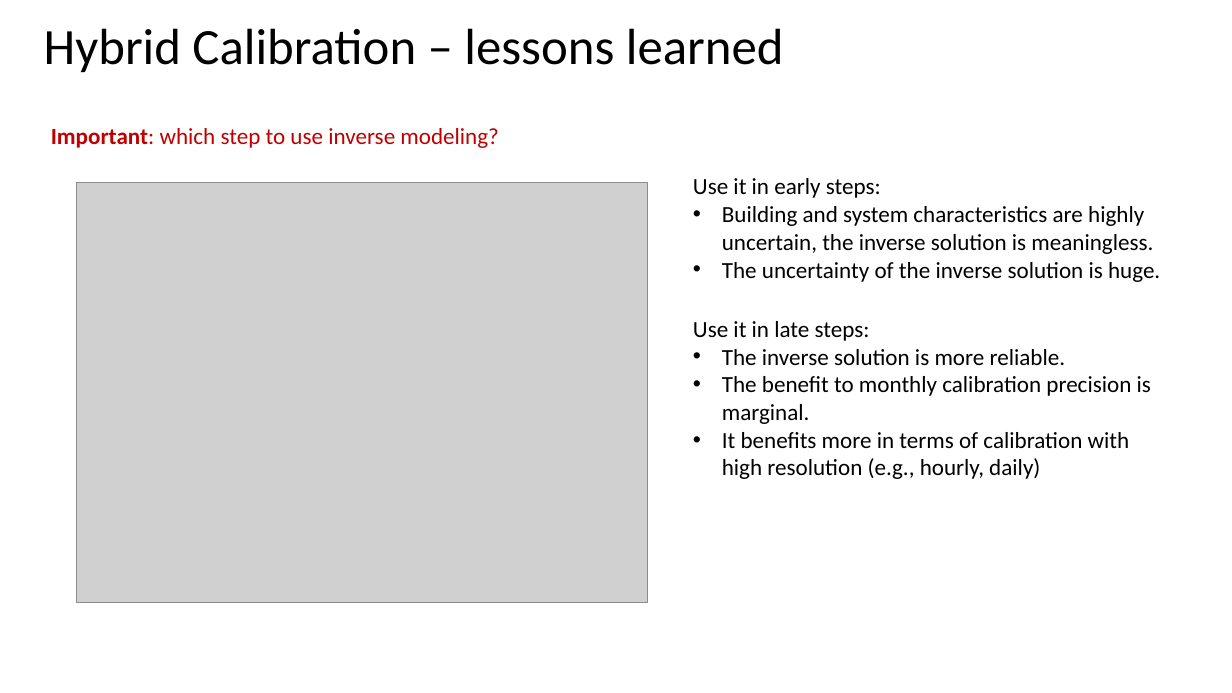
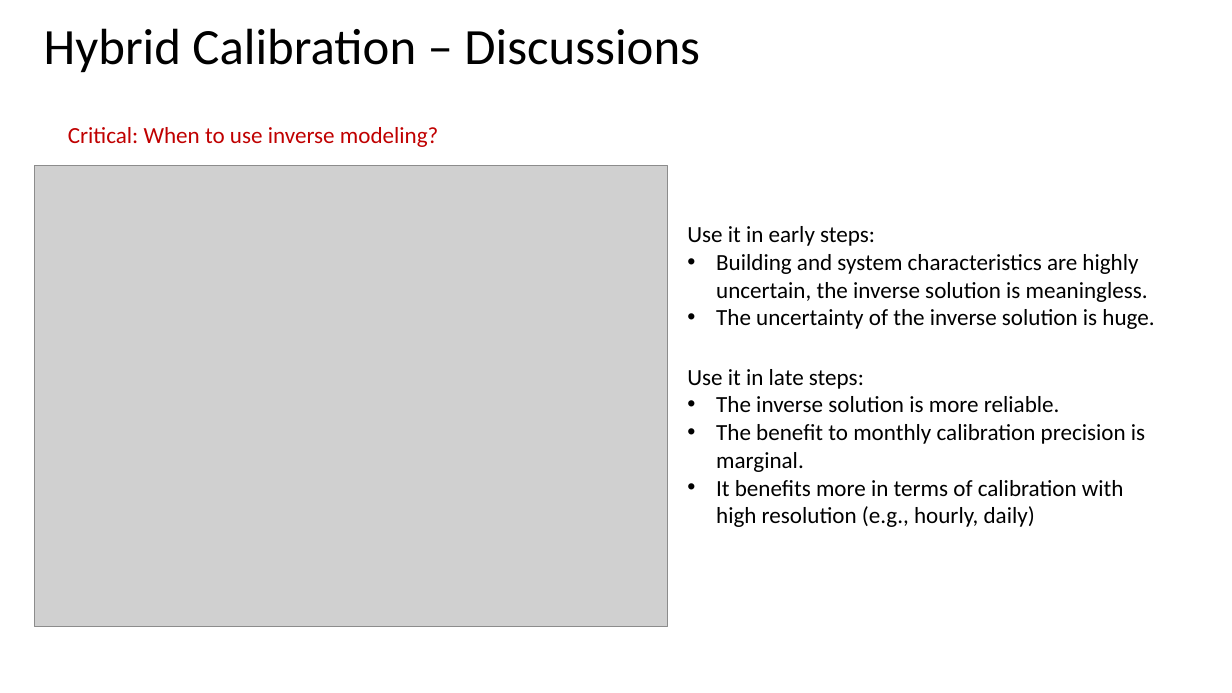
Before and after one commit to tsbyq/SDI, a slide deck: slide 35 of Model_Calibration_2.1/2~Hybrid_Calibration/Model Calibration_HM.pptx (slide 17 before the commit). Drawn at 1232x693 pixels with LibreOffice and Linux fonts; fonts in the diff are those of the drawing; grey boxes stand for pictures. Boxes give left, top, right and bottom in pixels: in the first picture for what was removed or moved away, otherwise in the second. Text is boxed around its words. In the diff, an @@ line names an element or a change of style, - is before the commit and + after.

```diff
--- a/Model_Calibration_2.1/2~Hybrid_Calibration/Model Calibration_HM.pptx
+++ b/Model_Calibration_2.1/2~Hybrid_Calibration/Model Calibration_HM.pptx
@@ title at (44, 28, 700, 73): text changed @@
-Hybrid Calibration – lessons learned
+Hybrid Calibration – Discussions
@@ text at (68, 127, 438, 147): text changed @@
-Important: which step to use inverse modeling?
+Critical: When to use inverse modeling?
@@ picture: place and size @@
-picture at (76, 182, 647, 603)
+picture at (34, 165, 667, 627)
@@ text "Use it in early steps:": place and size @@
-text "Use it in early steps:" at (693, 178, 1160, 282)
+text "Use it in early steps:" at (687, 226, 1154, 329)
@@ text "Use it in late steps:": place and size @@
-text "Use it in late steps:" at (693, 321, 1151, 479)
+text "Use it in late steps:" at (687, 369, 1145, 527)
```
Also in this commit, not shown: 15 other slides changed, 20 slides added, 7 slides removed, 45 other files.
